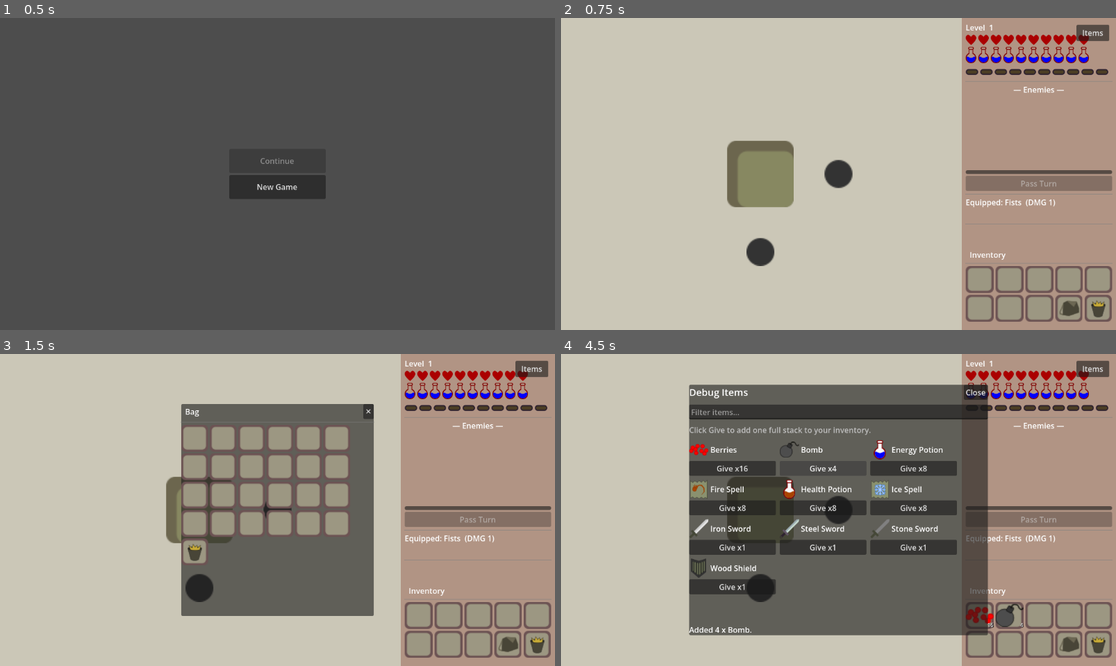
Above: before the commit, frames 1-4 (two rows, left to right).
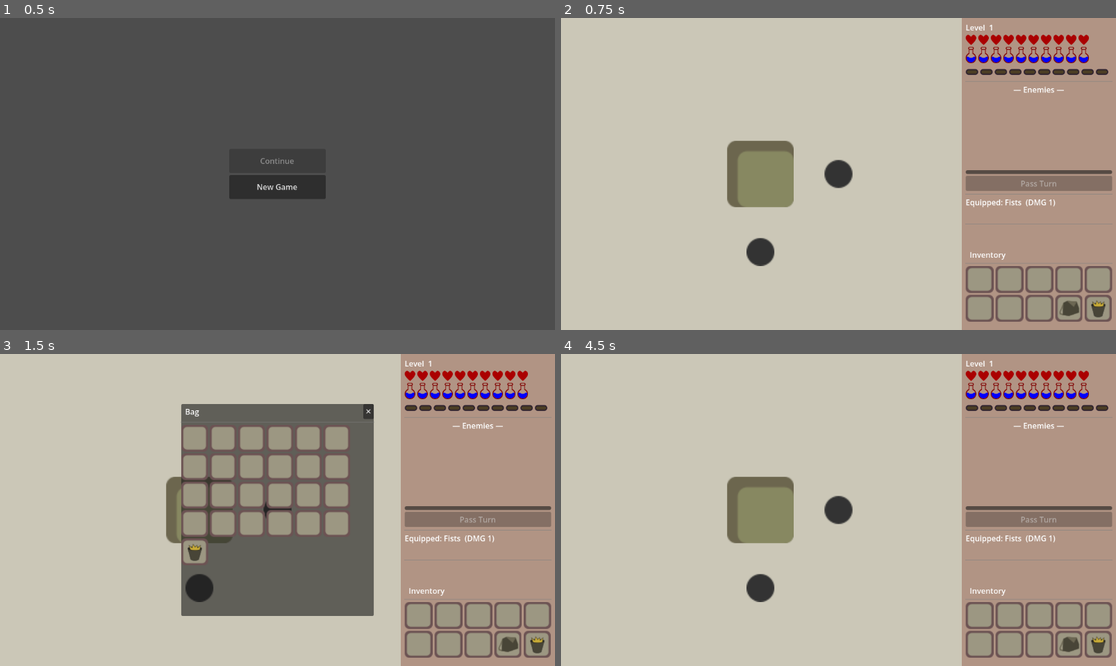
Above: after the commit, the same moments.

Repository: jiexdrop/run-reset
Game: Godot game, scene res://scenes/init.tscn
The game is run twice, just before and just after one commit, with the same random seed, the same clock (stepped at 60 frames per second) and the same inputs.
Inputs (mouse positions are in pixels of both pictures, inside the frame that each line leads up to):
- Up to frame 1 (0.5 s): no input
- Up to frame 2 (0.75 s): click "New Game" at 0.5 s
- Up to frame 3 (1.5 s): click (510, 644) at 1.25 s
- Up to frame 4 (4.5 s): click (1093, 369) at 2 s, where only the run before the commit has a clickable "Items"; click "✕" at 2.75 s; click (733, 469) at 3.5 s, where only the run before the commit has a clickable "Give x16"; click (821, 469) at 4.25 s, where only the run before the commit has a clickable "Give x4"

Frame 1 is identical in both runs. In frame 2, 0.3% of the frame differs, in the area x 92-99%, y 2-8%; in frame 3, 0.3%; in frame 4, 43%, in the area x 23-99%, y 2-91%.
Error after the commit: Parse Error: Preload file "res://scenes/debug_zone_browser.gd" does not exist. (res://scenes/main.gd:4)

Commit message:
debug zone browser

Diff:
--- a/scenes/game.gd
+++ b/scenes/game.gd
@@ -31,6 +31,7 @@
 var _target_zoom:     Vector2 = Vector2.ONE
 var _spawned_tiles: Array = []
 var _door_node: Node2D = null
+var _debug_portal_destination: Dictionary = {}
 
 # Scratch dungeon-generation state (only valid while generate_tiles() runs).
 var _gen_floor: Dictionary = {}
@@ -283,7 +284,7 @@
 
 # ── Door ──────────────────────────────────────────────────────────────────────
 
-func spawn_exit_door() -> void:
+func spawn_exit_door(force: bool = false) -> void:
 	if _door_node != null:
 		return
 
@@ -292,7 +293,7 @@
 			continue
 		var tdata = GameState.tiles[key]
 		var mob_key: String = tdata.get("mob", "")
-		if mob_key != "" and not tdata.get("mob_dead", false):
+		if not force and mob_key != "" and not tdata.get("mob_dead", false):
 			return
 
 	var revealed: Array = []
@@ -359,6 +360,15 @@
 	SaveManager.save()
 
 
+## Debug-only callers use this to make the standard exit door lead to an exact
+## zone/floor, without clearing the current dungeon first.
+func open_debug_portal(zone: String, zone_stage: int) -> void:
+	if zone not in ZoneRegistry.get_zone_ids() or zone_stage < 1 or zone_stage > ZONE_CYCLE_LENGTH:
+		return
+	_debug_portal_destination = {"zone": zone, "zone_stage": zone_stage}
+	spawn_exit_door(true)
+
+
 func _check_restore_door() -> void:
 	if not GameState.tiles.has("door_spawned"):
 		return
@@ -382,7 +392,7 @@
 	door.add_child(tex_rect)
 
 	var lbl               := Label.new()
-	lbl.text              = "Next Floor"
+	lbl.text              = _get_door_label()
 	lbl.horizontal_alignment = HORIZONTAL_ALIGNMENT_CENTER
 	lbl.position         = Vector2(-40, -45)
 	lbl.add_theme_color_override("font_color", Color.WHITE)
@@ -407,23 +417,36 @@
 			call_deferred("_enter_next_level")
 
 
+func _get_door_label() -> String:
+	if _debug_portal_destination.is_empty():
+		return "Next Floor"
+	return "Portal: %s %d" % [
+		_debug_portal_destination["zone"].capitalize(),
+		_debug_portal_destination["zone_stage"],
+	]
+
+
 func _enter_next_level() -> void:
 	GameState.tiles = {}
 	GameState.monsters = []
 	GameState.level += 1
-
-	# ── Zone cycling ──────────────────────────────────────────────────────────
-	# Floors run in fixed-length cycles per zone. Floor 1 is always "default"
-	# (set by GameState's initial values / reset()) — this only advances the
-	# cycle on floors after that.
-	GameState.zone_stage += 1
-	if GameState.zone_stage > ZONE_CYCLE_LENGTH:
-		GameState.zone_stage = 1
-		var choices: Array = ZoneRegistry.get_zone_ids(true)  # exclude "default"
-		# Avoid picking the same zone twice in a row when more than one exists.
-		if choices.size() > 1:
-			choices.erase(GameState.zone)
-		GameState.zone = choices[randi() % choices.size()]
+	if not _debug_portal_destination.is_empty():
+		GameState.zone = _debug_portal_destination["zone"]
+		GameState.zone_stage = _debug_portal_destination["zone_stage"]
+	else:
+
+		# ── Zone cycling ──────────────────────────────────────────────────────
+		# Floors run in fixed-length cycles per zone. Floor 1 is always "default"
+		# (set by GameState's initial values / reset()) — this only advances the
+		# cycle on floors after that.
+		GameState.zone_stage += 1
+		if GameState.zone_stage > ZONE_CYCLE_LENGTH:
+			GameState.zone_stage = 1
+			var choices: Array = ZoneRegistry.get_zone_ids(true)  # exclude "default"
+			# Avoid picking the same zone twice in a row when more than one exists.
+			if choices.size() > 1:
+				choices.erase(GameState.zone)
+			GameState.zone = choices[randi() % choices.size()]
 
 	GameState.mark_dirty()
 	SaveManager.save()
--- a/scenes/main.gd
+++ b/scenes/main.gd
@@ -1,6 +1,7 @@
 extends Control
 
 const DebugItemBrowser = preload("res://scenes/debug_item_browser.gd")
+const DebugZoneBrowser = preload("res://scenes/debug_zone_browser.gd")
 
 @onready var game: Node2D = $HBoxContainer/SubViewportContainer/SubViewport/Game
 @onready var combat_ui: Control = $HBoxContainer/CombatUi
@@ -9,6 +10,7 @@
 	game.restore_combat(combat_ui)
 	if OS.is_debug_build():
 		_add_debug_item_browser()
+		_add_debug_zone_browser()
 
 
 ## This is deliberately instantiated only in debug builds. Release exports do
@@ -17,3 +19,8 @@
 func _add_debug_item_browser() -> void:
 	var browser := DebugItemBrowser.new()
 	add_child(browser)
+
+
+func _add_debug_zone_browser() -> void:
+	var browser := DebugZoneBrowser.new()
+	add_child(browser)
